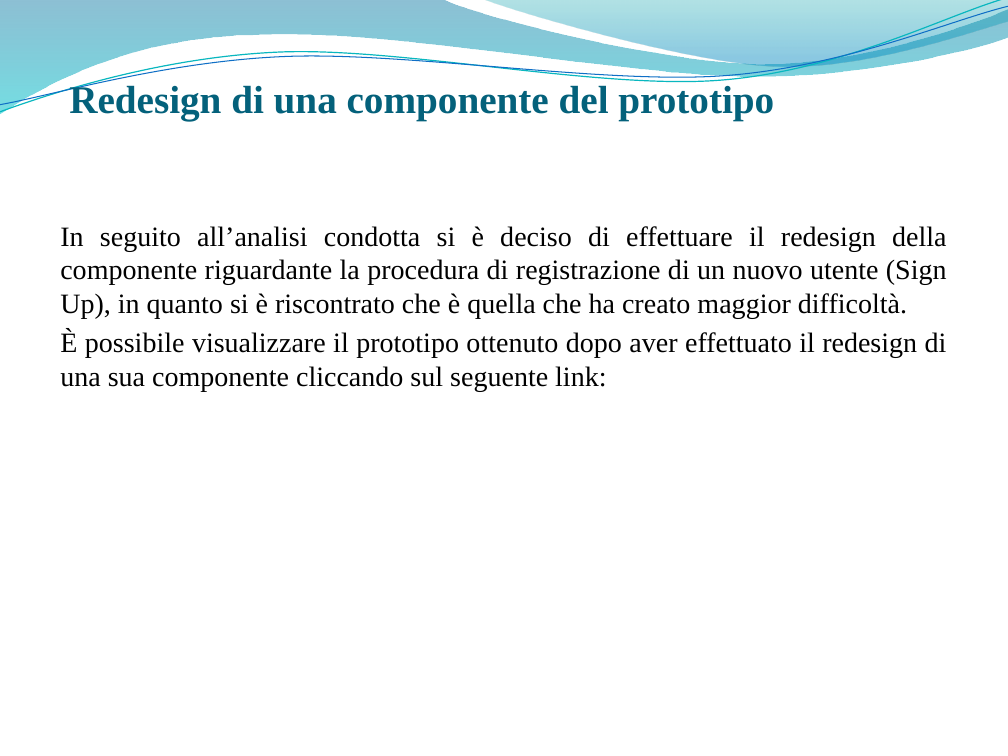
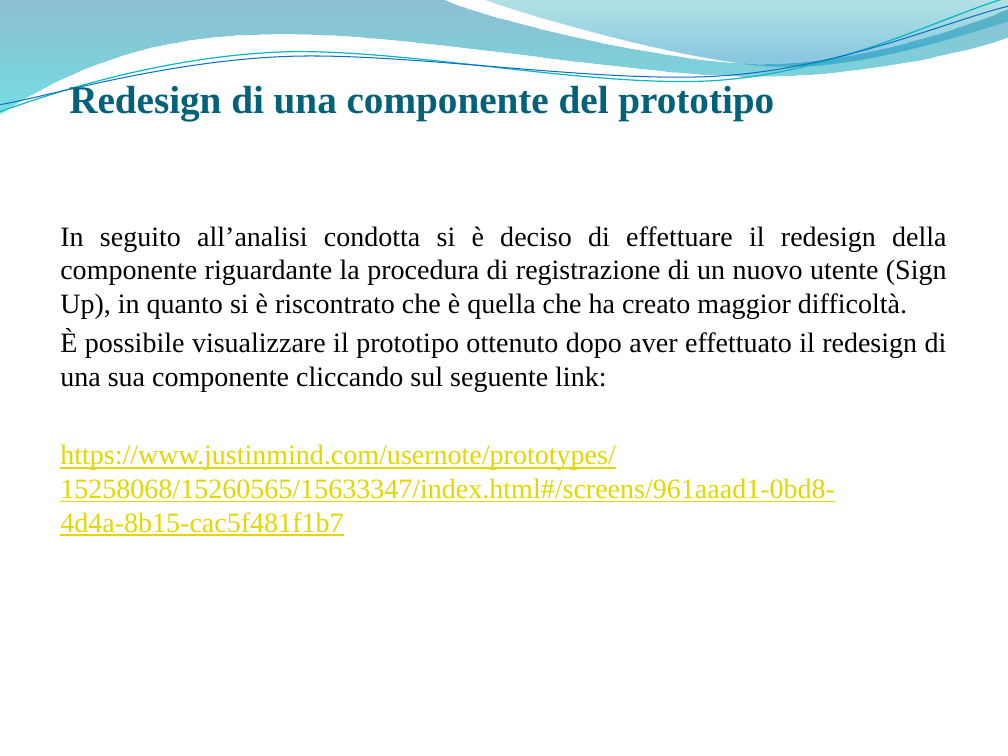
Before and after one commit to giusmastro91/Cognitive-systems, a slide deck: slide 40 of Prova_6/Leone_Mastrosimone_PresentazioneProgetto.pptx. Drawn at 1008x756 pixels with LibreOffice and Linux fonts; fonts in the diff are those of the drawing; background and template pictures are left out. Boxes give left, top, right and bottom in pixels: in the first picture for what was removed or moved away, otherwise in the second. Text is boxed around its words. In the diff, an @@ line names an element or a change of style, - is before the commit and + after.

```diff
--- a/Prova_6/Leone_Mastrosimone_PresentazioneProgetto.pptx
+++ b/Prova_6/Leone_Mastrosimone_PresentazioneProgetto.pptx
@@ text at [60,444,835,536]: paragraph added @@
+https://www.justinmind.com/usernote/prototypes/15258068/15260565/15633347/index.html#/screens/961aaad1-0bd8-4d4a-8b15-cac5f481f1b7
```
Also in this commit, not shown: 2 other files.
